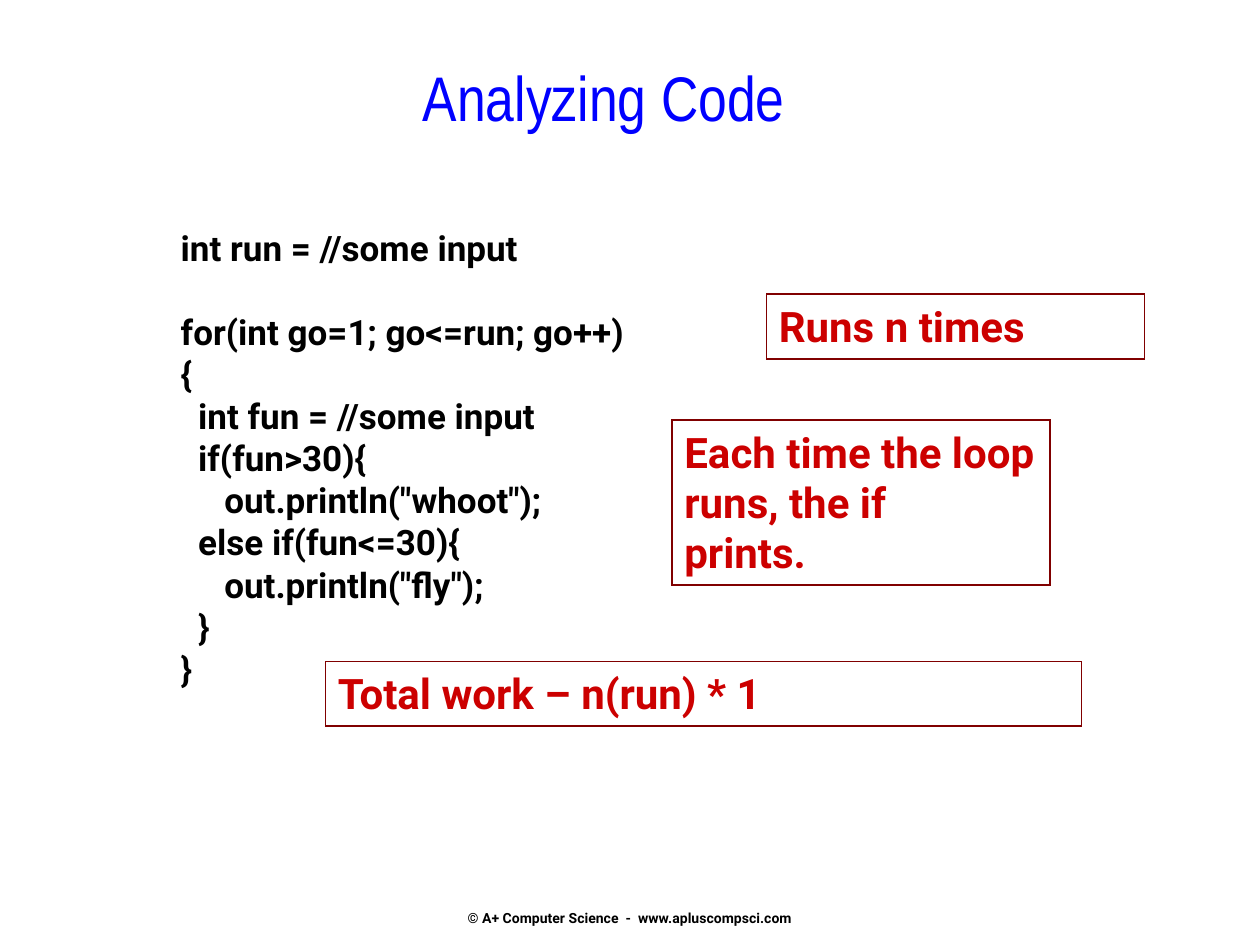
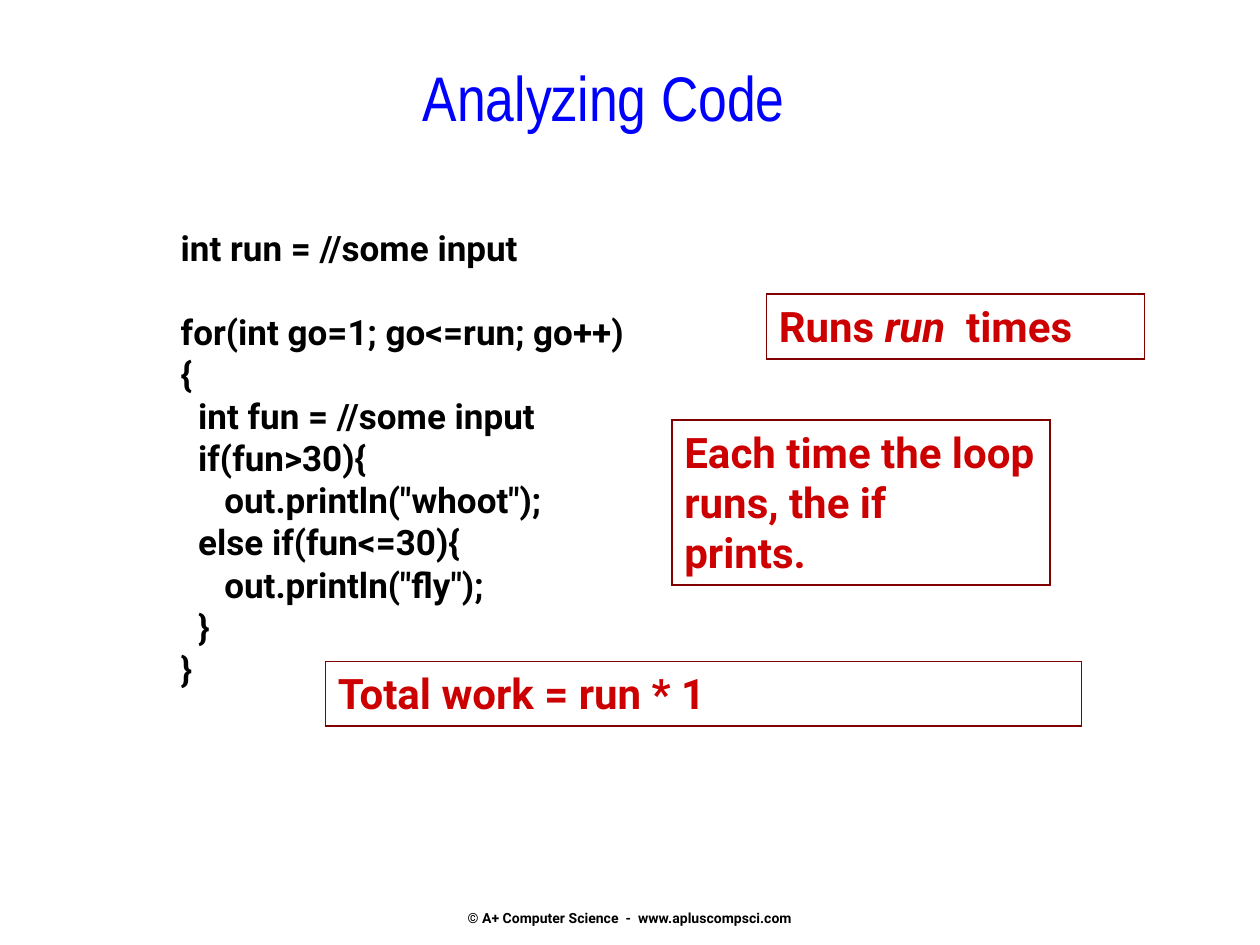
Before and after one commit to Cy-FairCS/cs3, a slide deck: slide 14 of u02b_bigO/notes/Big-O - Intro and Lists.pptx (slide 13 before the commit). Drawn at 1260x945 pixels with LibreOffice and Linux fonts; fonts in the diff are those of the drawing. Boxes give left, top, right and bottom in pixels: in the first picture for what was removed or moved away, otherwise in the second. Text is boxed around its words. In the diff, an @@ line names an element or a change of style, - is before the commit and + after.

```diff
--- a/u02b_bigO/notes/Big-O - Intro and Lists.pptx
+++ b/u02b_bigO/notes/Big-O - Intro and Lists.pptx
@@ text in rectangle at box(779, 311, 1072, 343): text changed @@
-Runs n times
+Runs run times
@@ text in rectangle at box(338, 677, 705, 710): text changed @@
-Total work – n(run) * 1
+Total work = run * 1
```
Also in this commit, not shown: 7 other slides changed, 6 slides added, 6 slides removed.
